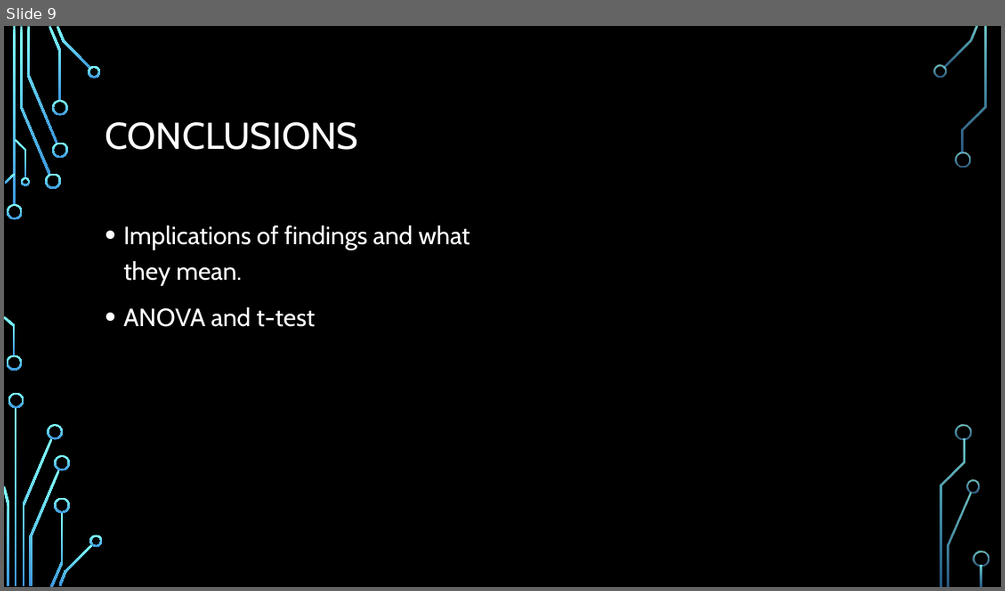
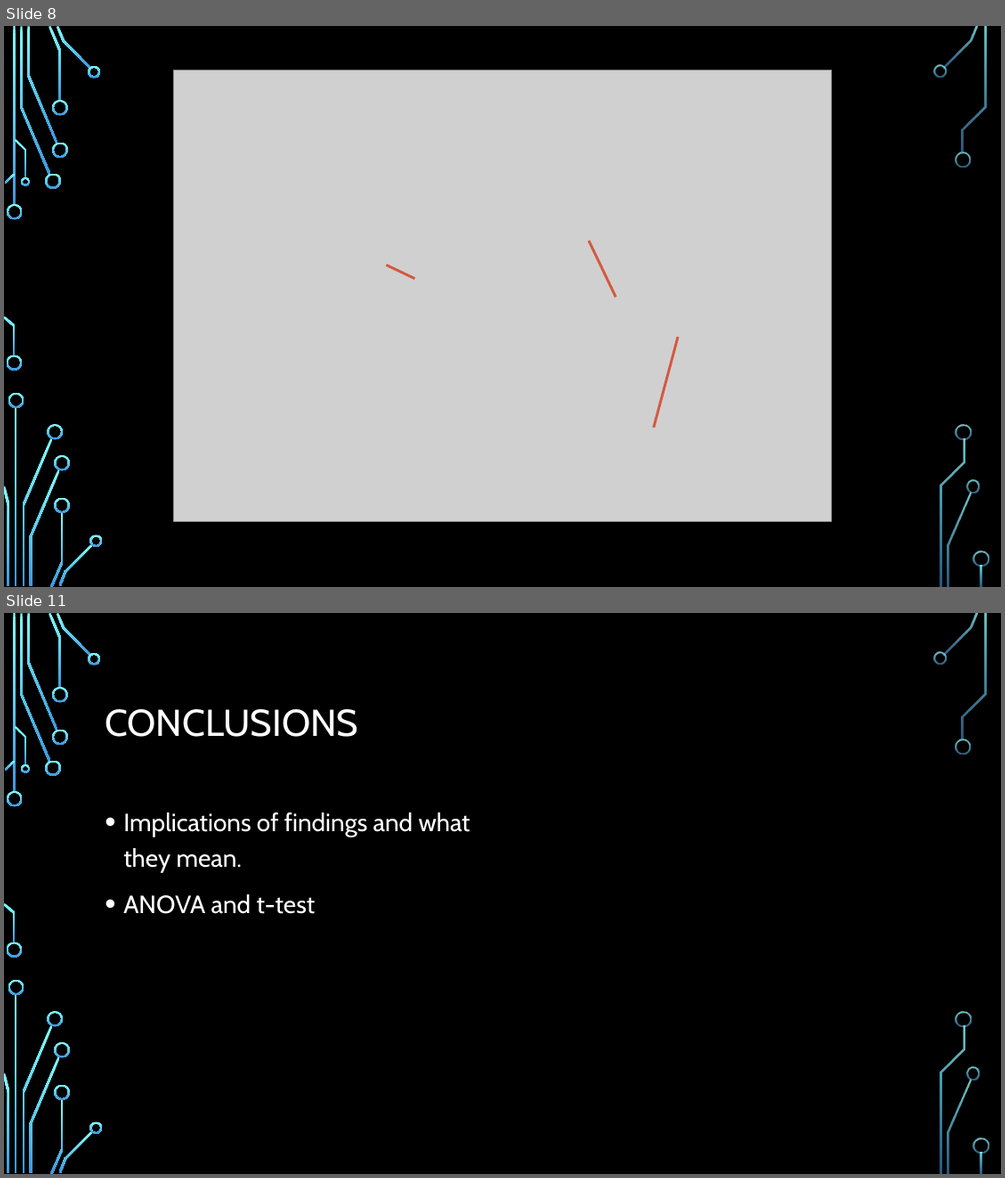
Before and after one commit to kennknisley/project-one-back, a slide deck: Iceland_presentation.pptx. Shown one above the other, each under a label of ours: slide 9 before the commit, slides 8 and 11 after it; the slides between them are not shown. The pictures are 1005x591 and 1005x1178 pixels, drawn with LibreOffice and Linux fonts; fonts in the diff are those of the drawing; grey boxes stand for pictures; background and template pictures are left out. Boxes give left, top, right and bottom in pixels: in the first picture for what was removed or moved away, otherwise in the second. Text is boxed around its words. In the diff, an @@ line names an element or a change of style, - is before the commit and + after.

```diff
--- a/Iceland_presentation.pptx
+++ b/Iceland_presentation.pptx
@@ slide 8 added at [4, 26, 1001, 587], background picture (left out); not listed: 36 template elements that a slide beside it also shows @@
@@ picture added at [174, 70, 831, 522] @@
@@ line added from (386, 265) to (414, 279), #D35940 2.5 pt @@
@@ line added from (589, 240) to (615, 297), #D35940 2.5 pt @@
@@ line added from (678, 338) to (654, 427), #D35940 2.5 pt @@
@@ what was slide 9 is now slide 11 @@
```
Also in this commit, not shown: 6 slides changed, 3 other slides added, 2 slides removed, 7 other files.
